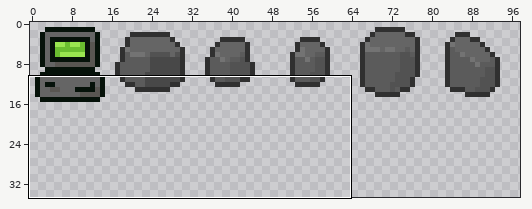
One commit to this pixel-art file: new-game-project/Player(testing)/Tilemap.aseprite. Above: a wide view before the commit, with the close-up outlined.
Close-up. Before the edit:
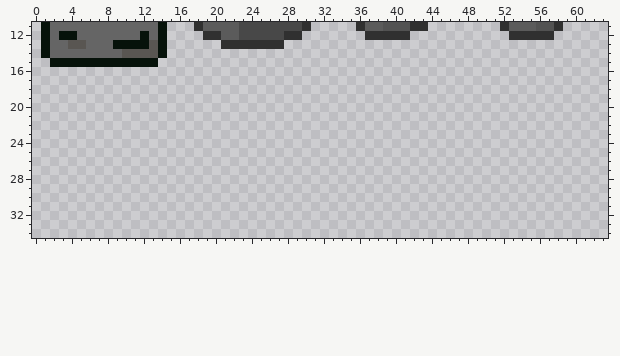
128x128 pixels, 1 frame. Colours within 5 levels of each other are drawn and written as one. Shown: x 0..63, y 11..34. The wide view leaves out empty margins.
After the commit:
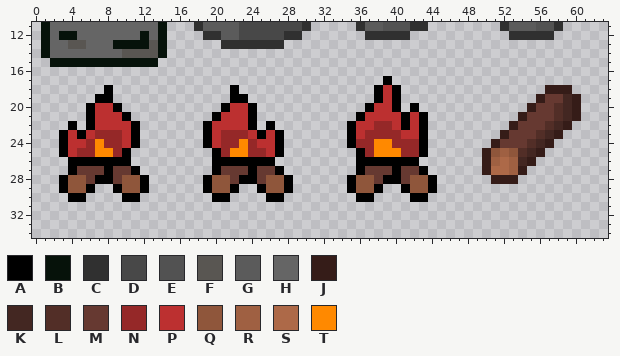
Palette (. is transparent): A #000000  B #06120a  C #303030  D #484848  E #525252  F #595652  G #5b5b5b  H #656565  J #351c18  K #432722  L #522e27  M #663931  N #952828  P #bc3030  Q #8f563b  R #9f6042  S #ad6948  T #ff8900
What changed:
y 17: x 39 . -> A
y 18: x 8 . -> A; x 22 . -> A; x 38..40 ... -> APA; x 57..59 ... -> JJJ
y 19: x 7..8 .. -> AA; x 22..23 .. -> AA; x 38..40 ... -> APA; x 56..60 ..... -> JMMKJ
y 20: x 6..9 .... -> APPA; x 21..24 .... -> APPA; x 37..40 .... -> APPA; x 42 . -> A; x 55..60 ...... -> JMMLKJ
y 21: x 6..10 ..... -> APPPA; x 20..24 ..... -> APPPA; x 36..43 ........ -> APPPPAPA; x 54..60 ....... -> JMMMLKJ
y 22: x 4 . -> A; x 6..11 ...... -> APPPPA; x 19..24 ...... -> APPPPA; x 26 . -> A; x 35..43 ......... -> APPNNPAPA; x 53..59 ....... -> JMMMLKJ
y 23: x 3..11 ......... -> APAPNNNPA; x 19..27 ......... -> APNNNPAPA; x 35..43 ......... -> APNNNNPPA; x 52..58 ....... -> JMMMLKJ
y 24: x 3..11 ......... -> APPNTNNPA; x 19..27 ......... -> APNNTNPPA; x 35..43 ......... -> ANNTTNNNA; x 51..57 ....... -> JMMMLKJ
y 25: x 3..10 ........ -> APNNTTNA; x 20..27 ........ -> ANTTNNPA; x 36..43 ........ -> ANTTTNNA; x 50..56 ....... -> JQRQLKJ
y 26: x 4..10 ....... -> AAAAAAA; x 20..26 ....... -> AAAAAAA; x 36..42 ....... -> AAAAAAA; x 50..55 ...... -> JRSRKJ
y 27: x 4..11 ........ -> AMMMAMMA; x 20..27 ........ -> AMMMAMMA; x 36..43 ........ -> AMMMAMMA; x 50..54 ..... -> JSSRJ
y 28: x 3..12 .......... -> AQQMAAMQQA; x 19..28 .......... -> AQQMAAMQQA; x 35..44 .......... -> AQQMAAMQQA; x 51..53 ... -> JJJ
y 29: x 3..6 .... -> AQQA; x 9..12 .... -> AQQA; x 19..22 .... -> AQQA; x 25..28 .... -> AQQA; x 35..38 .... -> AQQA; x 41..44 .... -> AQQA
y 30: x 4..5 .. -> AA; x 10..11 .. -> AA; x 20..21 .. -> AA; x 26..27 .. -> AA; x 36..37 .. -> AA; x 42..43 .. -> AA
Boxes around the changes in both close-ups, in picture pixels (x1, y1, x2, y2):
added: (347, 76, 437, 202)
added: (59, 85, 149, 202)
added: (203, 85, 293, 202)
added: (482, 85, 581, 184)
